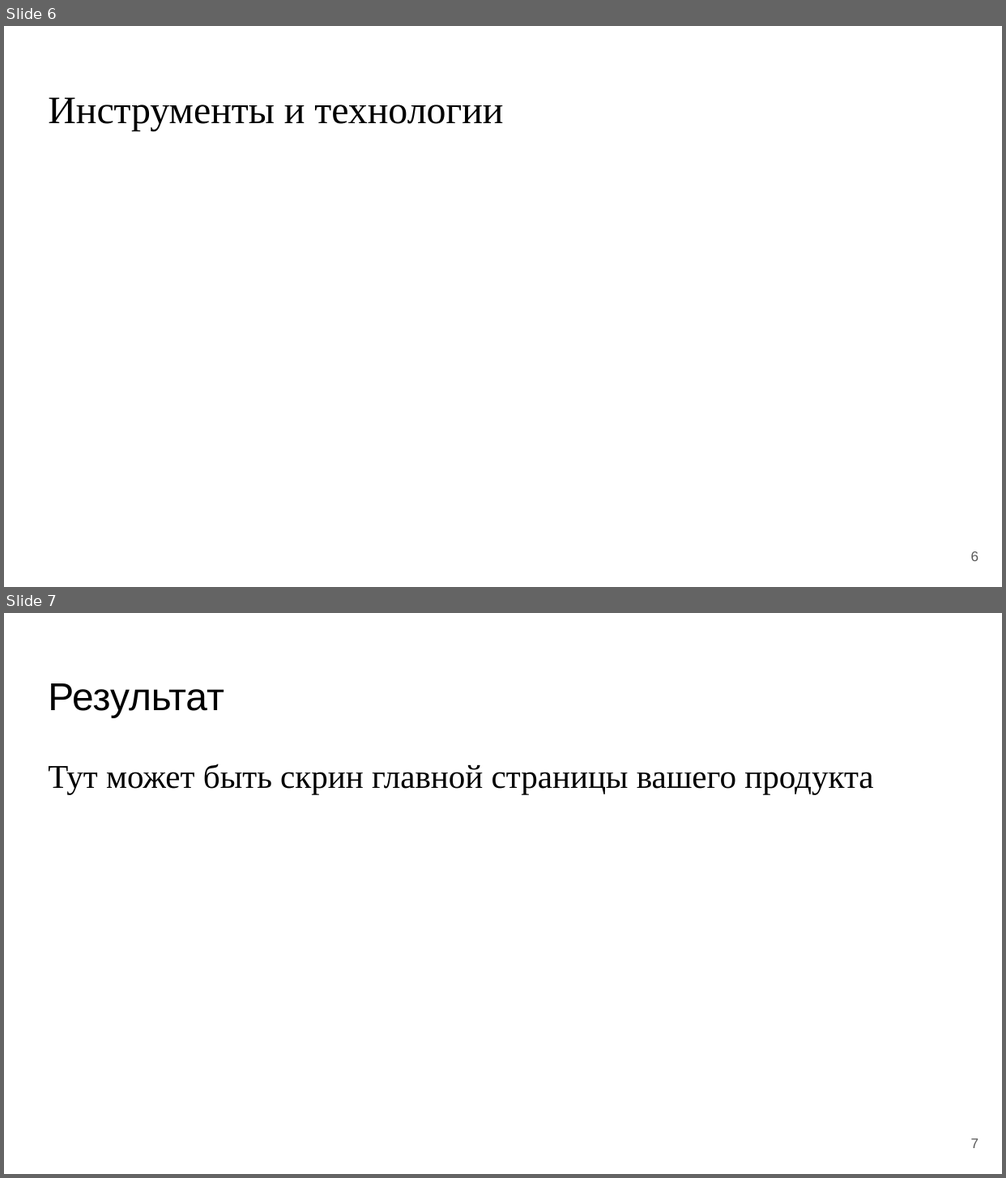
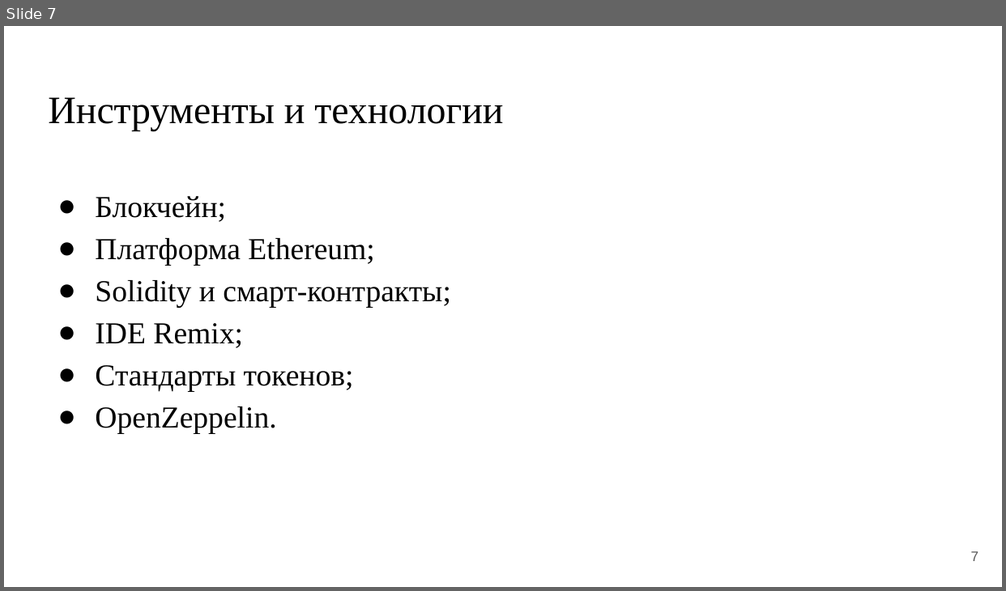
Before and after one commit to DaniilLitvochenko/prediplom_pract, a slide deck: Литовченко Д.В. ИСР2.pptx. Shown one above the other, each under a label of ours: slides 6 and 7 before the commit, slide 7 after it. The pictures are 1006x1178 and 1006x591 pixels, drawn with LibreOffice and Linux fonts; fonts in the diff are those of the drawing. Boxes give left, top, right and bottom in pixels: in the first picture for what was removed or moved away, otherwise in the second. Text is boxed around its words. In the diff, an @@ line names an element or a change of style, - is before the commit and + after.

```diff
--- a/Литовченко Д.В. ИСР2.pptx
+++ b/Литовченко Д.В. ИСР2.pptx
@@ slide 7 removed at [4,613,1002,1174], background #FFFFFF @@
@@ title removed at [48,683,224,717] @@
-Результат
@@ text removed at [48,764,873,794] @@
-Тут может быть скрин главной страницы вашего продукта
@@ page number removed at [971,1139,979,1148] @@
-7
@@ what was slide 6 is now slide 7 @@
@@ slide 7 changed as well @@
@@ text added at [95,196,451,434], 22 pt, text #000000 @@
+● Блокчейн;
+● Платформа Ethereum;
+● Solidity и смарт-контракты;
+● IDE Remix;
+● Стандарты токенов;
+● OpenZeppelin.
@@ page number at [971,552,979,561]: text changed @@
-6
+7
```
Also in this commit, not shown: 1 other slide changed, 9 slides added, 5 other slides removed, 1 other file.
